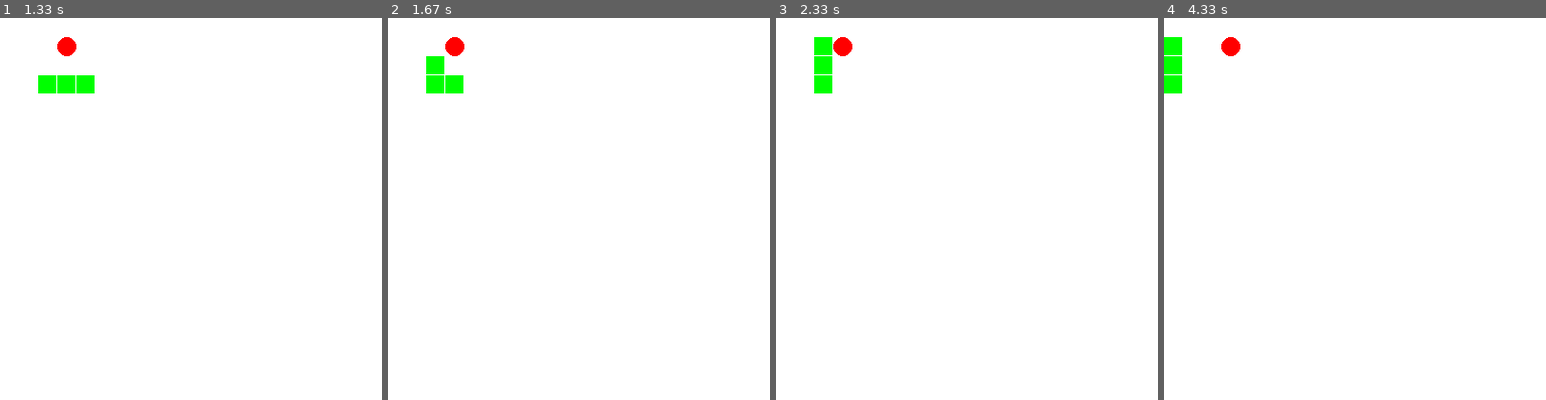
Above: before the commit, frames 1-4 (left to right).
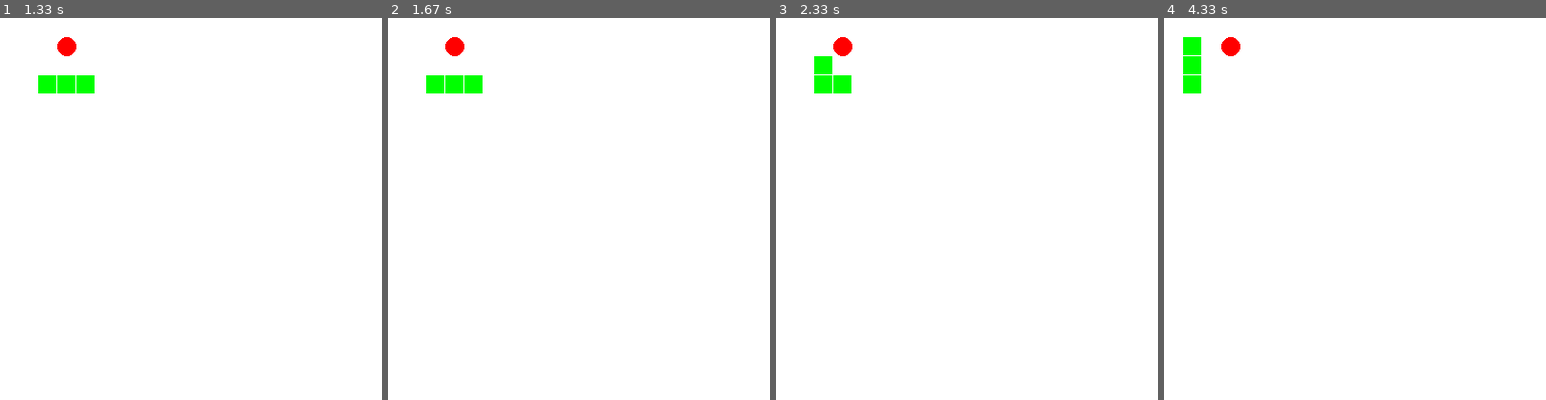
Above: after the commit, the same moments.

Repository: guoylyy/uband-python-s2
Game: pygame game, started from homeworks/A11109/homework2/homework2.py
Same seed, same stepped clock (60 frames per second), same inputs: the game is played once before the commit and once after it.
Inputs:
- Up to frame 1 (1.33 s): hold D 0.33-0.8 s; hold W 0.83-1.3 s
- Up to frame 2 (1.67 s): no input
- Up to frame 3 (2.33 s): hold A from 1.97 s (still down)
- Up to frame 4 (4.33 s): release A at 2.73 s; hold S 2.77-3.65 s; hold A from 3.68 s (still down)

Frame 1 is identical in both runs. In frame 2, 0.5% of the frame differs, in the area x 10-25%, y 10-20%; in frame 3, 0.5%; in frame 4, 1.4%, in the area x 0-10%, y 5-20%.

Commit message:
add two files

Diff:
--- a/homeworks/A11109/homework1/homework1.py
+++ b/homeworks/A11109/homework1/homework1.py
@@ -177,7 +177,7 @@
         print_to_csv(vocabulary_list[i], to_file_path + '/day' + str(i+1) + '.csv')
 
 def main():
-    # # day 1
+    #  day 1
     # #1. 读取文本
     # words = read_files(get_file_from_folder('data1'))
     # print '获取了未格式化的单词 %d 个' % (len(words))
--- a/homeworks/A11109/homework2/homework2.py
+++ b/homeworks/A11109/homework2/homework2.py
@@ -73,7 +73,7 @@
     running = True
 
     while running:
-        pygame.time.delay(500)
+        pygame.time.delay(600)
         if snake_update():
             new_apple()
 
